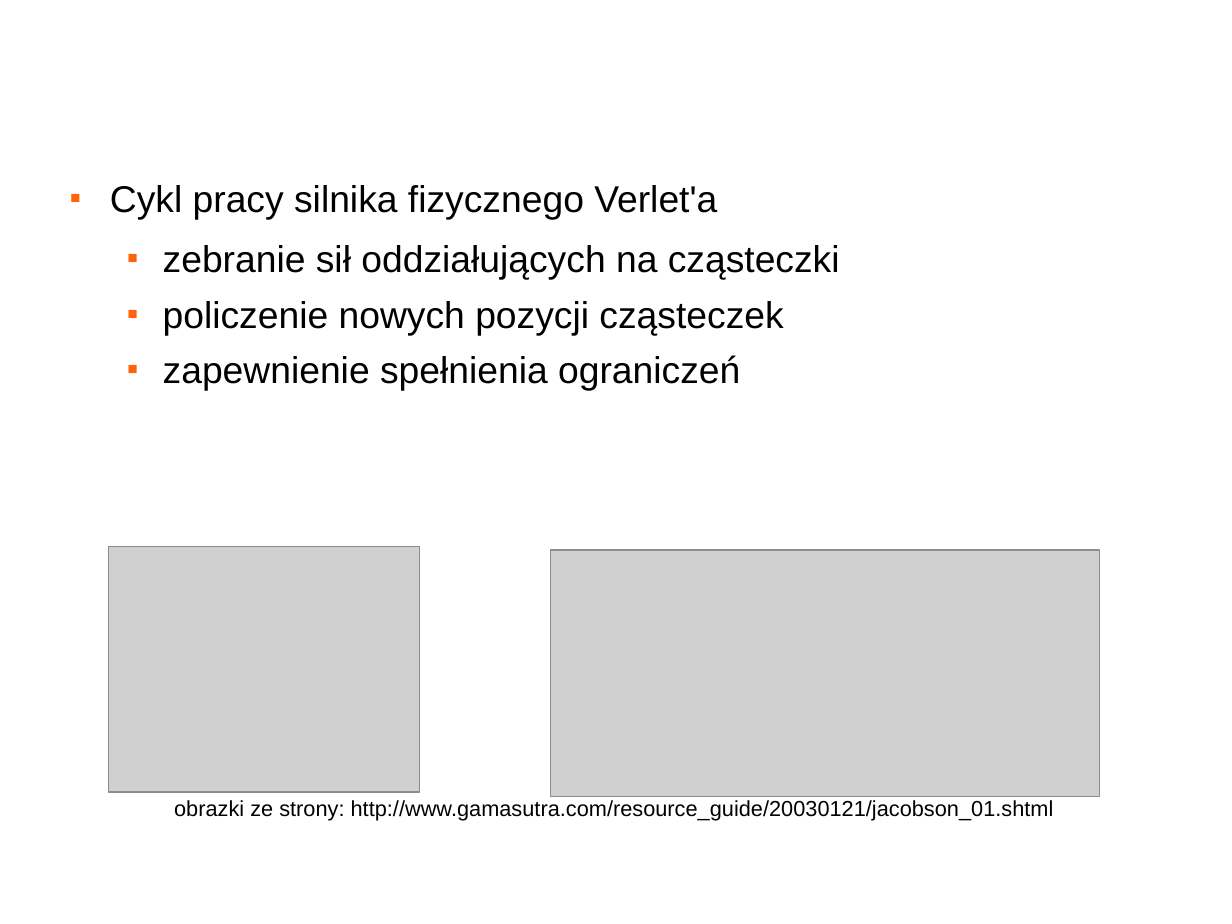
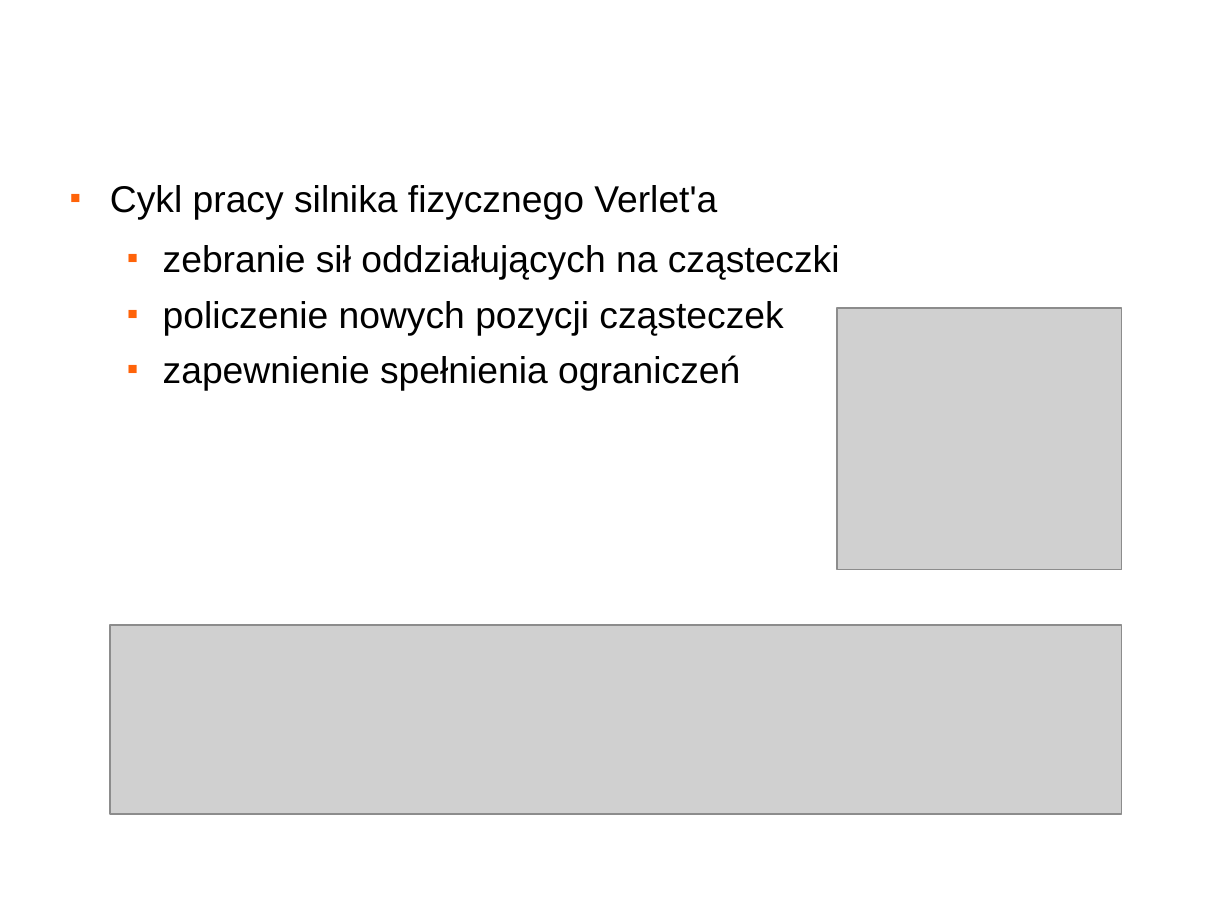
Before and after one commit to changtailiang/fighter3d-googlecode, a slide deck: slide 16 of Doc/obrona.odp. Drawn at 1232x924 pixels with LibreOffice and Linux fonts; fonts in the diff are those of the drawing; grey boxes stand for pictures; background and template pictures are left out. Boxes give left, top, right and bottom in pixels: in the first picture for what was removed or moved away, otherwise in the second. Text is boxed around its words. In the diff, an @@ line names an element or a change of style, - is before the commit and + after.

```diff
--- a/Doc/obrona.odp
+++ b/Doc/obrona.odp
@@ picture: place and size @@
-picture at bbox=[108, 547, 419, 793]
+picture at bbox=[837, 309, 1122, 570]
@@ picture: place and size @@
-picture at bbox=[551, 550, 1100, 797]
+picture at bbox=[110, 625, 1122, 814]
@@ text removed at bbox=[174, 800, 1054, 821] @@
-obrazki ze strony: http://www.gamasutra.com/resource_guide/20030121/jacobson_01.shtml
```
Also in this commit, not shown: 4 other slides changed, 5 other files.
